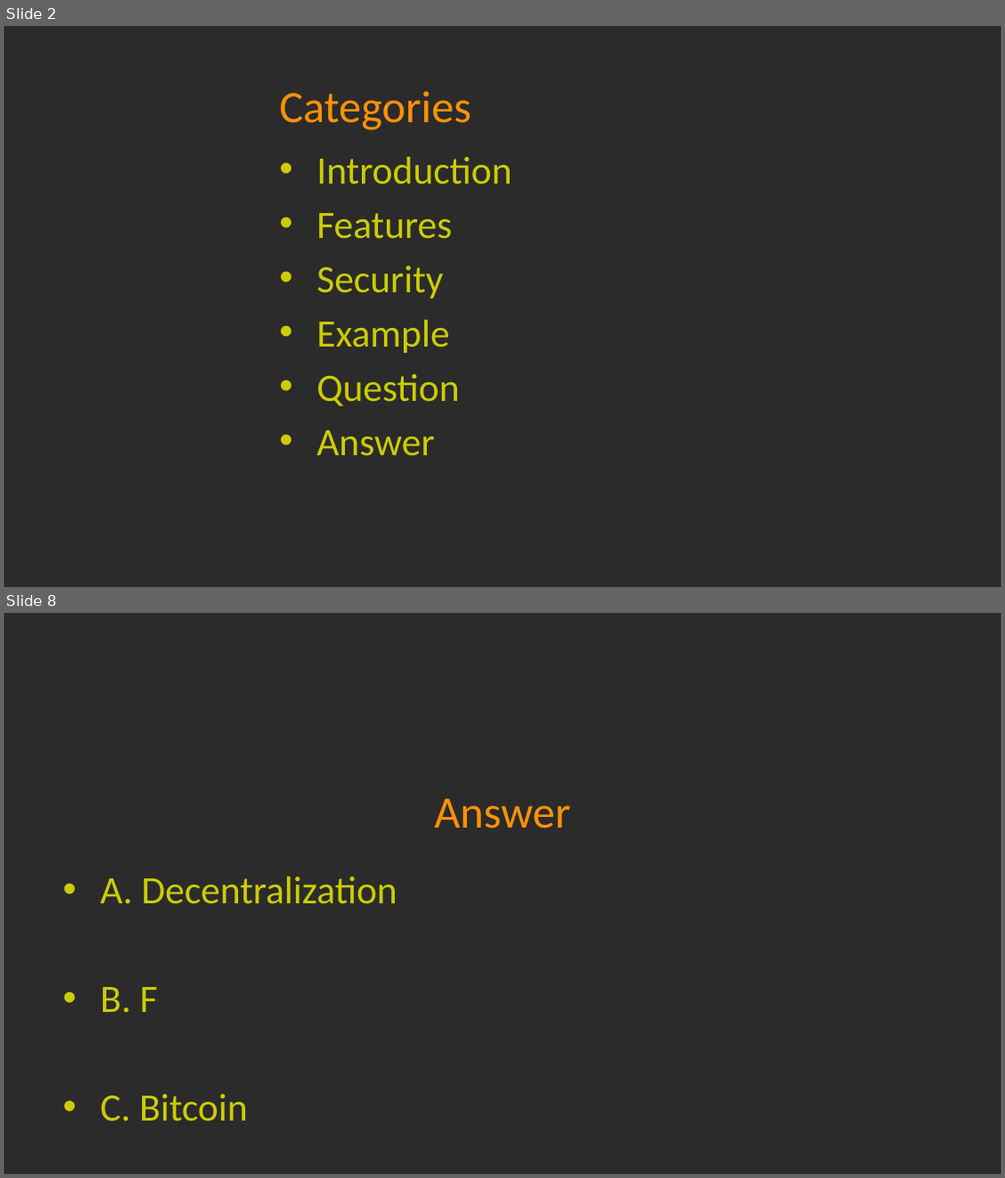
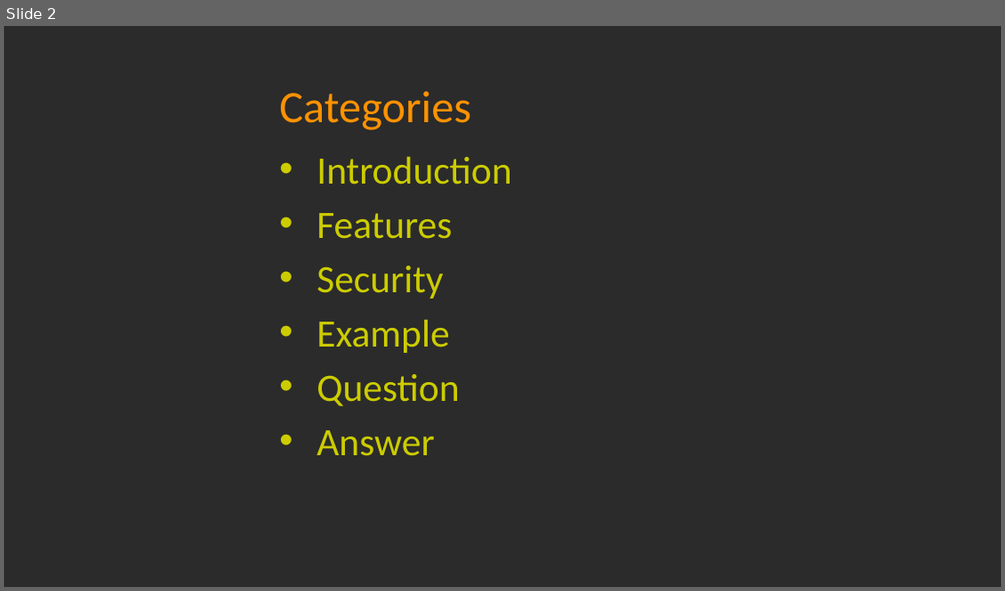
Before and after one commit to LeafLu0315/Presentation, a slide deck: blockchain.pptx. Shown one above the other, each under a label of ours: slides 2 and 8 before the commit, slide 2 after it; the slides between them are not shown. The pictures are 1005x1178 and 1005x591 pixels, drawn with LibreOffice and Linux fonts; fonts in the diff are those of the drawing; background and template pictures are left out; a plain dark background stands for a picture behind light text. Boxes give left, top, right and bottom in pixels: in the first picture for what was removed or moved away, otherwise in the second. Text is boxed around its words. In the diff, an @@ line names an element or a change of style, - is before the commit and + after.

```diff
--- a/blockchain.pptx
+++ b/blockchain.pptx
@@ slide 8 removed at [4,613,1001,1174], background picture (left out) @@
@@ title removed at [434,798,570,828] @@
-Answer
@@ text removed at [100,876,396,1121] @@
-• A. Decentralization
-• B. F
-• C. Bitcoin
```
Also in this commit, not shown: 5 slides changed, 7 slides added, 1 other slide removed.
